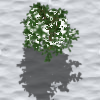
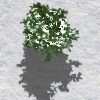
Comparing the layer stacks of the two 100×100 images. Changes:
painted on "Pasted Layer" over box(0, 0, 100, 100)
